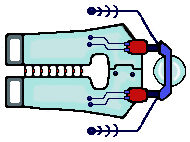
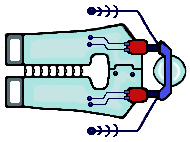
Layered file, before and after one edit (w=190, h=142). Changes by layer:
painted on "INKS" over [left=4, top=23, right=187, bottom=120]
painted on "blue lines" over [left=138, top=13, right=159, bottom=130]
